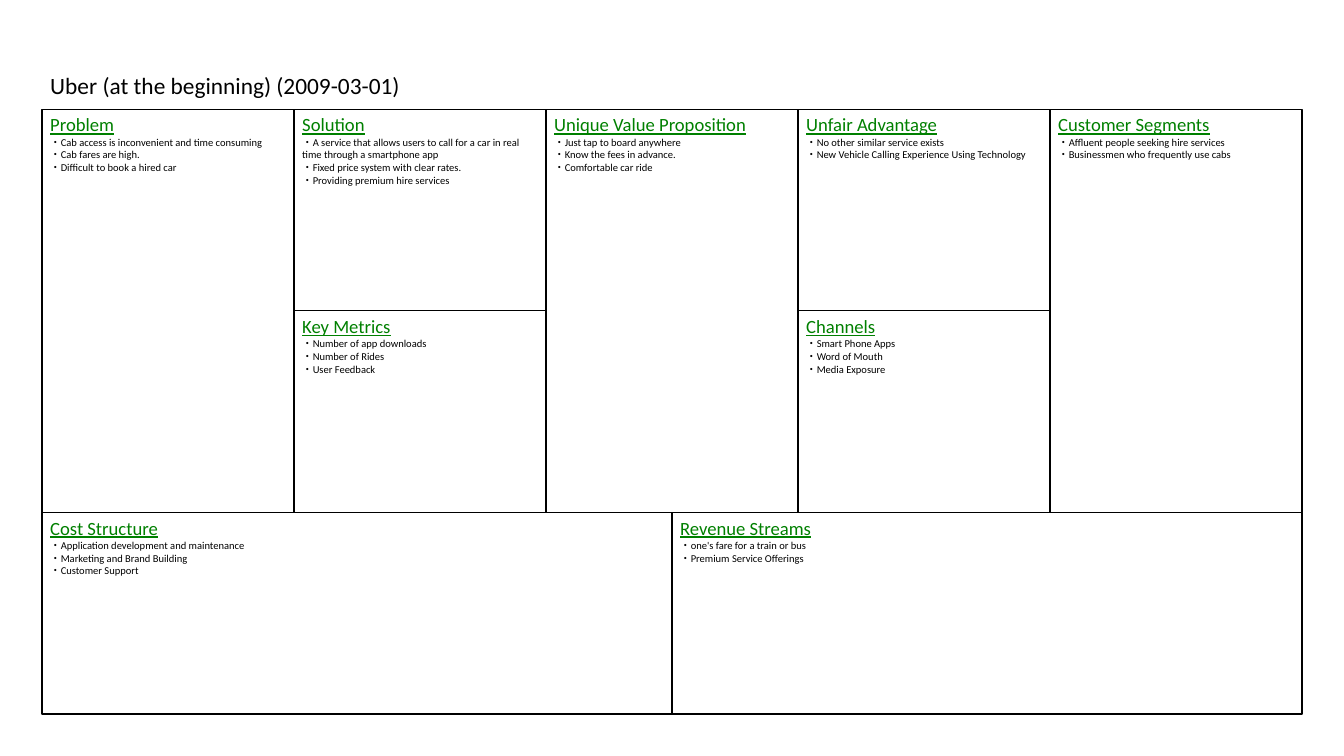
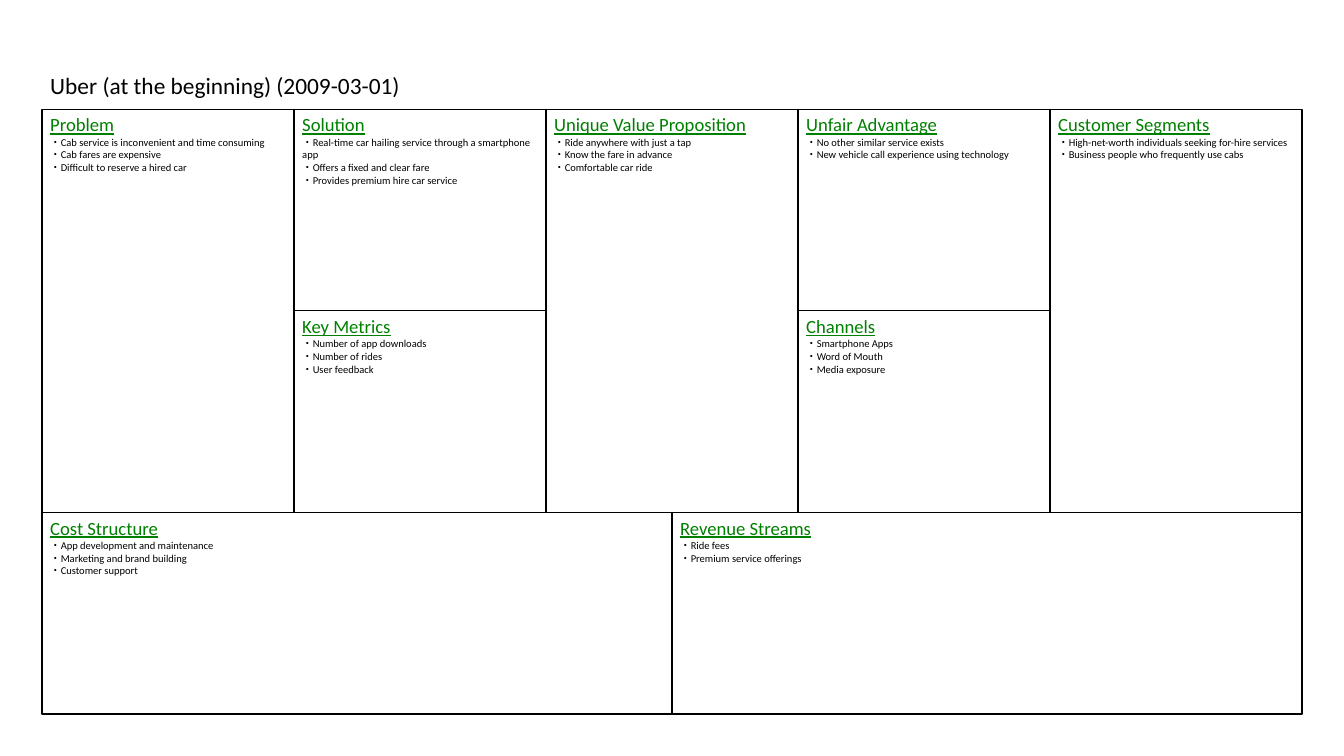
Before and after one commit to t0m0h1r0/LeanCanvas, a slide deck: slide 2 of sample_en.pptx. Drawn at 1344x756 pixels with LibreOffice and Linux fonts; fonts in the diff are those of the drawing. Boxes give left, top, right and bottom in pixels: in the first picture for what was removed or moved away, otherwise in the second. Text is boxed around its words. In the diff, an @@ line names an element or a change of style, - is before the commit and + after.

```diff
--- a/sample_en.pptx
+++ b/sample_en.pptx
@@ text in rectangle at [50,138,264,171]: text changed @@
-・Cab access is inconvenient and time consuming
-・Cab fares are high.
-・Difficult to book a hired car
+・Cab service is inconvenient and time consuming
+・Cab fares are expensive
+・Difficult to reserve a hired car
@@ text in rectangle at [302,138,530,186]: text changed @@
-・A service that allows users to call for a car in real time through a smartphone app
-・Fixed price system with clear rates.
-・Providing premium hire services
+・Real-time car hailing service through a smartphone app
+・Offers a fixed and clear fare
+・Provides premium hire car service
@@ text in rectangle at [554,138,691,158]: text changed @@
-・Just tap to board anywhere
-・Know the fees in advance.
+・Ride anywhere with just a tap
+・Know the fare in advance
@@ text in rectangle at [1058,138,1287,160]: text changed @@
-・Affluent people seeking hire services
-・Businessmen who frequently use cabs
+・High-net-worth individuals seeking for-hire services
+・Business people who frequently use cabs
@@ text in rectangle at [806,150,1008,160]: text changed @@
-・New Vehicle Calling Experience Using Technology
+・New vehicle call experience using technology
@@ text in rectangle at [302,352,382,373]: text changed @@
-・Number of Rides
-・User Feedback
+・Number of rides
+・User feedback
@@ text in rectangle at [806,339,893,349]: text changed @@
-・Smart Phone Apps
+・Smartphone Apps
@@ text in rectangle at [806,366,885,375]: text changed @@
-・Media Exposure
+・Media exposure
@@ text in rectangle at [50,541,214,576]: text changed @@
-・Application development and maintenance
-・Marketing and Brand Building
-・Customer Support
+・App development and maintenance
+・Marketing and brand building
+・Customer support
@@ text in rectangle at [680,541,801,564]: text changed @@
-・one's fare for a train or bus
-・Premium Service Offerings
+・Ride fees
+・Premium service offerings
```
Also in this commit, not shown: 15 other slides changed, 4 other files.
